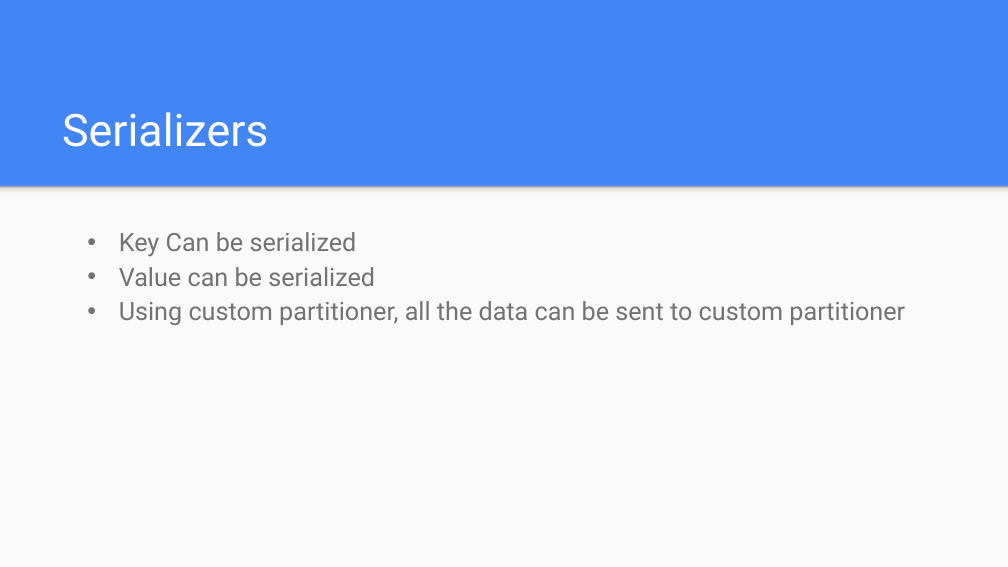
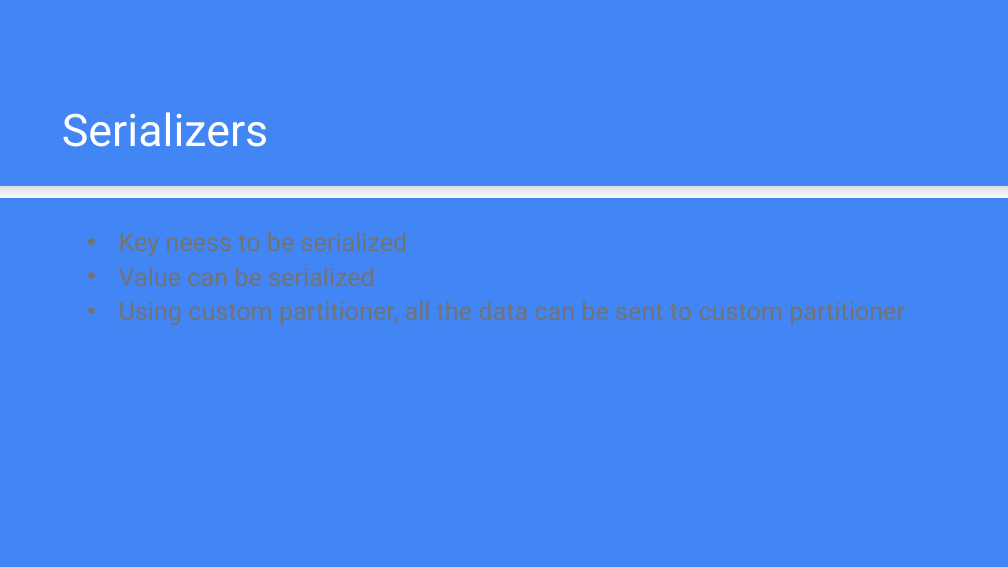
Before and after one commit to edyoda/kafka-cassandra-tutorial, a slide deck: slide 8 of Kafka Producsers.pptx (slide 6 before the commit). Drawn at 1008x567 pixels with LibreOffice and Linux fonts; fonts in the diff are those of the drawing. Boxes give left, top, right and bottom in pixels: in the first picture for what was removed or moved away, otherwise in the second. Text is boxed around its words. In the diff, an @@ line names an element or a change of style, - is before the commit and + after.

```diff
--- a/Kafka Producsers.pptx
+++ b/Kafka Producsers.pptx
@@ rectangle at <box>0,185,1008,198</box>: fill gradient #F9F9F9 to #DEDEDE to #999999 to gradient #F9F9F9 to #DEDEDE @@
@@ rectangle removed at <box>0,185,1008,566</box> @@
@@ text at <box>119,232,408,257</box>: text changed @@
-• Key Can be serialized
+• Key neess to be serialized
```
Also in this commit, not shown: 7 other slides changed, 2 slides added, 3 other files.
